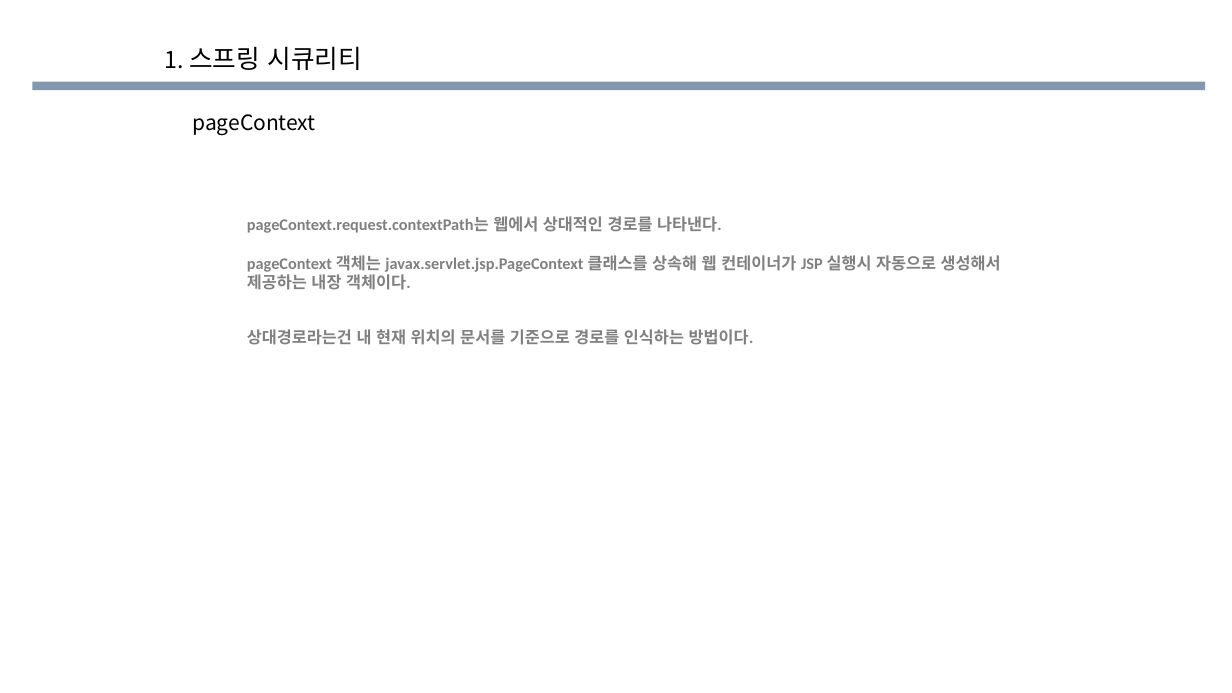
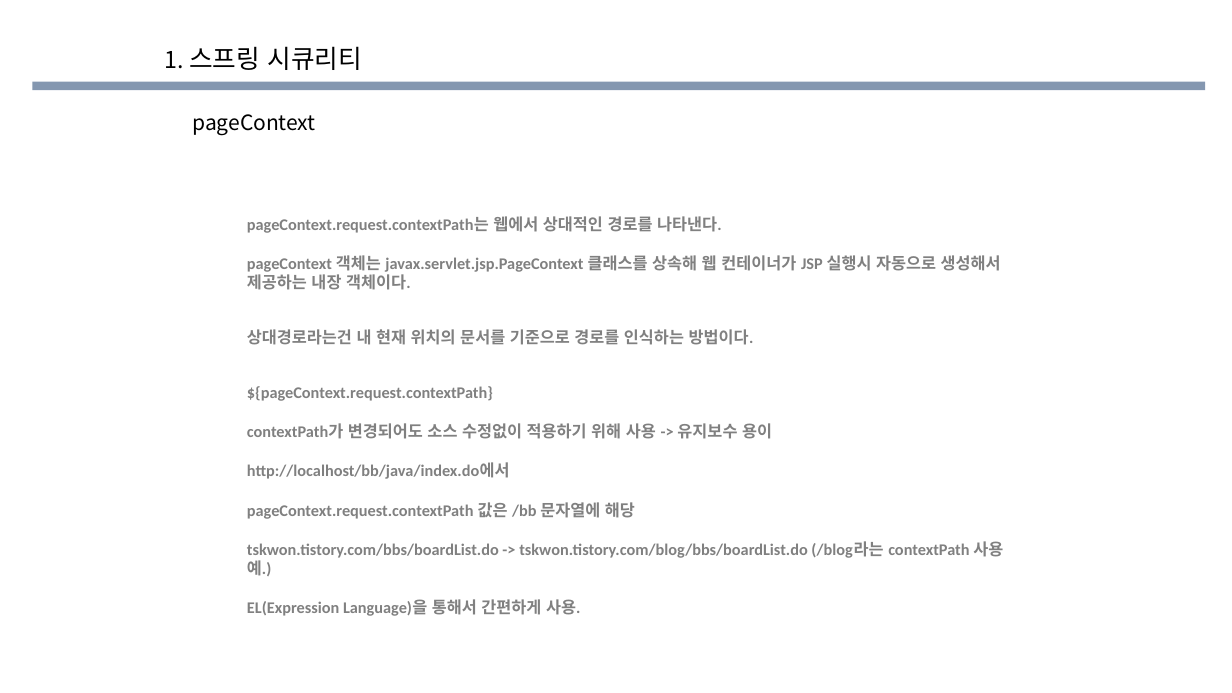
Before and after one commit to eongss/testproject, a slide deck: slide 17 of 소스코드 공부한거.pptx. Drawn at 1232x693 pixels with LibreOffice and Linux fonts; fonts in the diff are those of the drawing; background and template pictures are left out. Boxes give left, top, right and bottom in pixels: in the first picture for what was removed or moved away, otherwise in the second. Text is boxed around its words. In the diff, an @@ line names an element or a change of style, - is before the commit and + after.

```diff
--- a/소스코드 공부한거.pptx
+++ b/소스코드 공부한거.pptx
@@ text added at bbox=[247, 386, 1003, 616], 12.7 pt, text #808080, bold @@
+${pageContext.request.contextPath}
+contextPath가 변경되어도 소스 수정없이 적용하기 위해 사용 -> 유지보수 용이
+http://localhost/bb/java/index.do에서
+pageContext.request.contextPath 값은 /bb 문자열에 해당
+tskwon.tistory.com/bbs/boardList.do -> tskwon.tistory.com/blog/bbs/boardList.do (/blog라는 contextPath 사용 예.)
+EL(Expression Language)을 통해서 간편하게 사용.
```
Also in this commit, not shown: 2 other slides changed, 14 slides added, 4 other files.
